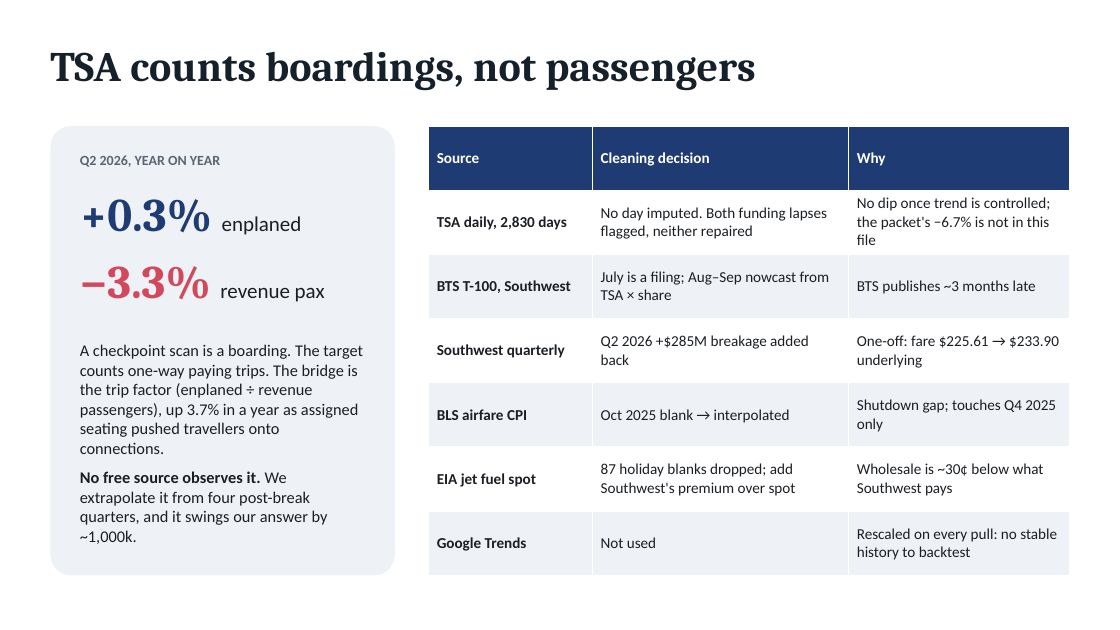
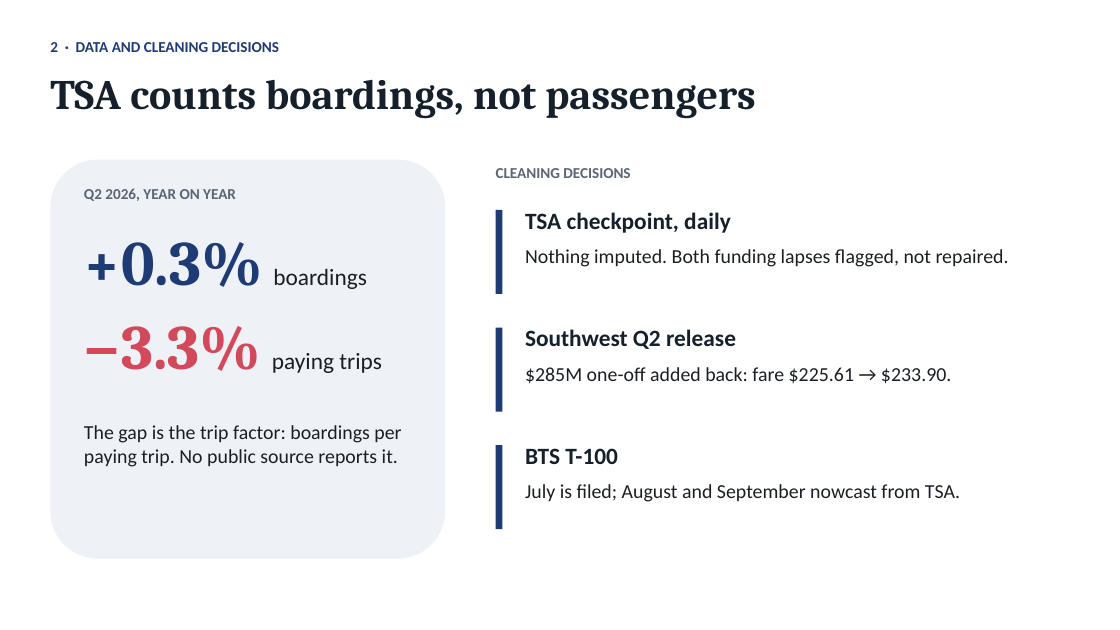
Before and after one commit to haydn-s/alt-data-case-study, a slide deck: slide 2 of Presentation/southwest_q3_2026_presentation.pptx. Drawn at 1120x630 pixels with LibreOffice and Linux fonts; fonts in the diff are those of the drawing. Boxes give left, top, right and bottom in pixels: in the first picture for what was removed or moved away, otherwise in the second. Text is boxed around its words. In the diff, an @@ line names an element or a change of style, - is before the commit and + after.

```diff
--- a/Presentation/southwest_q3_2026_presentation.pptx
+++ b/Presentation/southwest_q3_2026_presentation.pptx
@@ text added at (x1=50, y1=42, x2=279, y2=52), 13 pt, text #1F3B73, bold @@
+2 · DATA AND CLEANING DECISIONS
@@ title "TSA counts boardings, not passengers" moved from (x1=50, y1=51, x2=755, y2=91) to (x1=50, y1=79, x2=755, y2=119) @@
@@ table removed at (x1=429, y1=126, x2=1070, y2=576), 7 rows, 3 columns @@
-Source | Cleaning decision | Why
-TSA daily, 2,830 days | No day imputed. Both funding lapses flagged, neither repaired | No dip once trend is controlled; the packet's −6.7% is not in this file
-BTS T-100, Southwest | July is a filing; Aug–Sep nowcast from TSA × share | BTS publishes ~3 months late
-Southwest quarterly | Q2 2026 +$285M breakage added back | One-off: fare $225.61 → $233.90 underlying
-BLS airfare CPI | Oct 2025 blank → interpolated | Shutdown gap; touches Q4 2025 only
-EIA jet fuel spot | 87 holiday blanks dropped; add Southwest's premium over spot | Wholesale is ~30¢ below what Southwest pays
-Google Trends | Not used | Rescaled on every pull: no stable history to backtest
@@ rounded rectangle resized from (x1=50, y1=126, x2=395, y2=576) to (x1=50, y1=160, x2=445, y2=559) @@
@@ rounded rectangle at (x1=50, y1=160, x2=445, y2=559): proportions changed @@
@@ text added at (x1=496, y1=168, x2=630, y2=178), 13 pt, text #5B6573, bold @@
+CLEANING DECISIONS
@@ text removed at (x1=80, y1=199, x2=302, y2=235) @@
-+0.3% enplaned
@@ text "Q2 2026, YEAR ON YEAR" moved from (x1=80, y1=155, x2=220, y2=167) to (x1=84, y1=188, x2=236, y2=201) @@
@@ text "Q2 2026, YEAR ON YEAR" at (x1=84, y1=188, x2=236, y2=201): size 12 to 13 pt @@
@@ rectangle added at (x1=496, y1=210, x2=502, y2=294), fill #1F3B73 @@
@@ text added at (x1=525, y1=212, x2=731, y2=233), 20 pt, text #15202B, bold @@
+TSA checkpoint, daily
@@ text at (x1=84, y1=242, x2=367, y2=289): text changed; size 18 to 20 pt @@
-−3.3% revenue pax
++0.3% boardings
@@ text added at (x1=525, y1=249, x2=1009, y2=267), 17 pt, text #1B1F24 @@
+Nothing imputed. Both funding lapses flagged, not repaired.
@@ text at (x1=84, y1=326, x2=382, y2=373): text changed; size 14 to 20 pt @@
-A checkpoint scan is a boarding. The target counts one-way paying trips. The bridge is the trip factor (enplaned ÷ revenue passengers), up 3.7% in a year as assigned seating pushed travellers onto connections.
-No free source observes it. We extrapolate it from four post-break quarters, and it swings our answer by ~1,000k.
+−3.3% paying trips
@@ rectangle added at (x1=496, y1=328, x2=502, y2=412), fill #1F3B73 @@
@@ text added at (x1=525, y1=329, x2=736, y2=349), 20 pt, text #15202B, bold @@
+Southwest Q2 release
@@ text added at (x1=525, y1=367, x2=951, y2=384), 17 pt, text #1B1F24 @@
+$285M one-off added back: fare $225.61 → $233.90.
@@ text added at (x1=84, y1=425, x2=401, y2=467), 17 pt, text #1B1F24 @@
+The gap is the trip factor: boardings per paying trip. No public source reports it.
@@ rectangle added at (x1=496, y1=445, x2=502, y2=529), fill #1F3B73 @@
@@ text added at (x1=525, y1=448, x2=618, y2=464), 20 pt, text #15202B, bold @@
+BTS T-100
@@ text added at (x1=525, y1=484, x2=960, y2=502), 17 pt, text #1B1F24 @@
+July is filed; August and September nowcast from TSA.
```
Also in this commit, not shown: 4 slides added, 4 slides removed, 11 other files.
